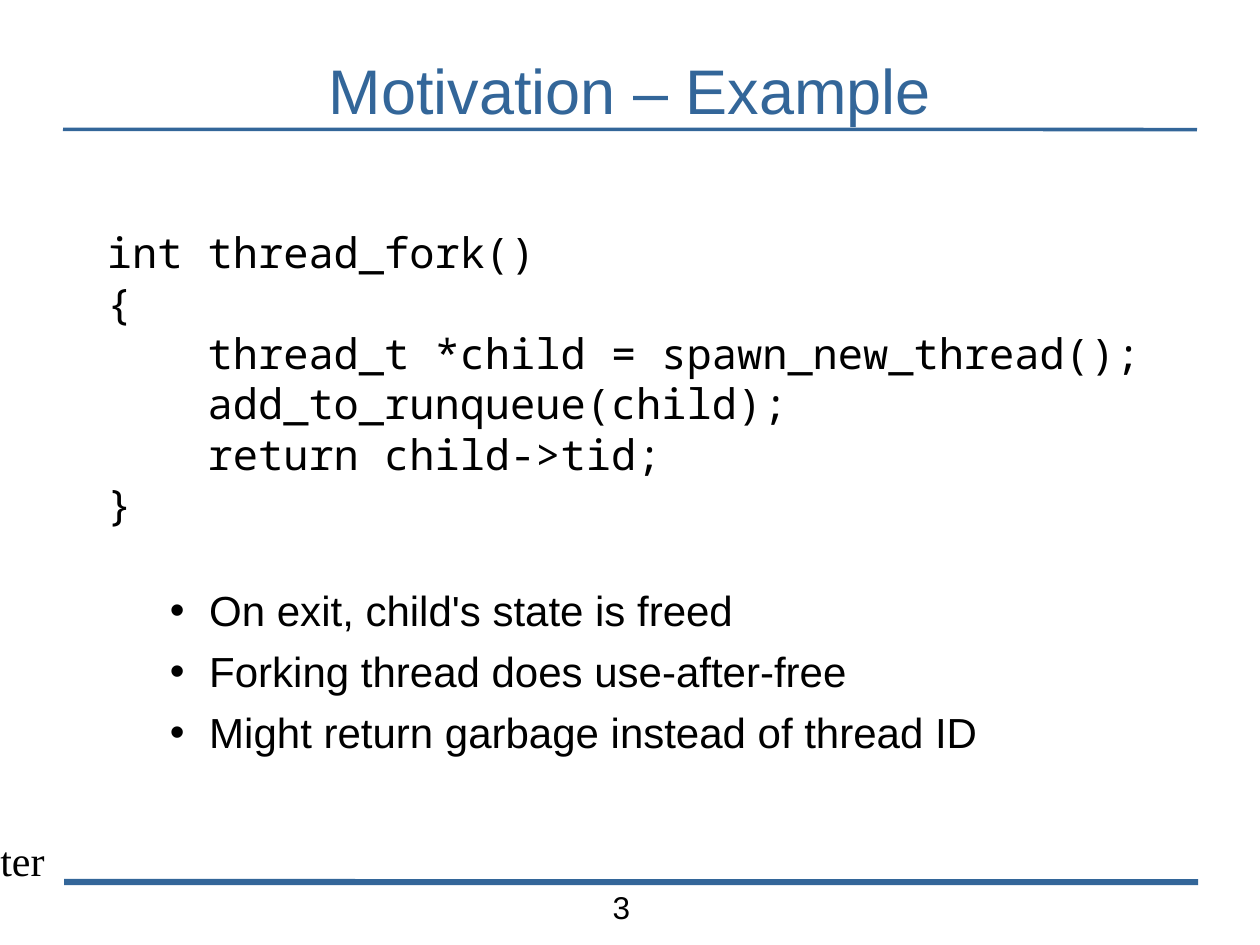
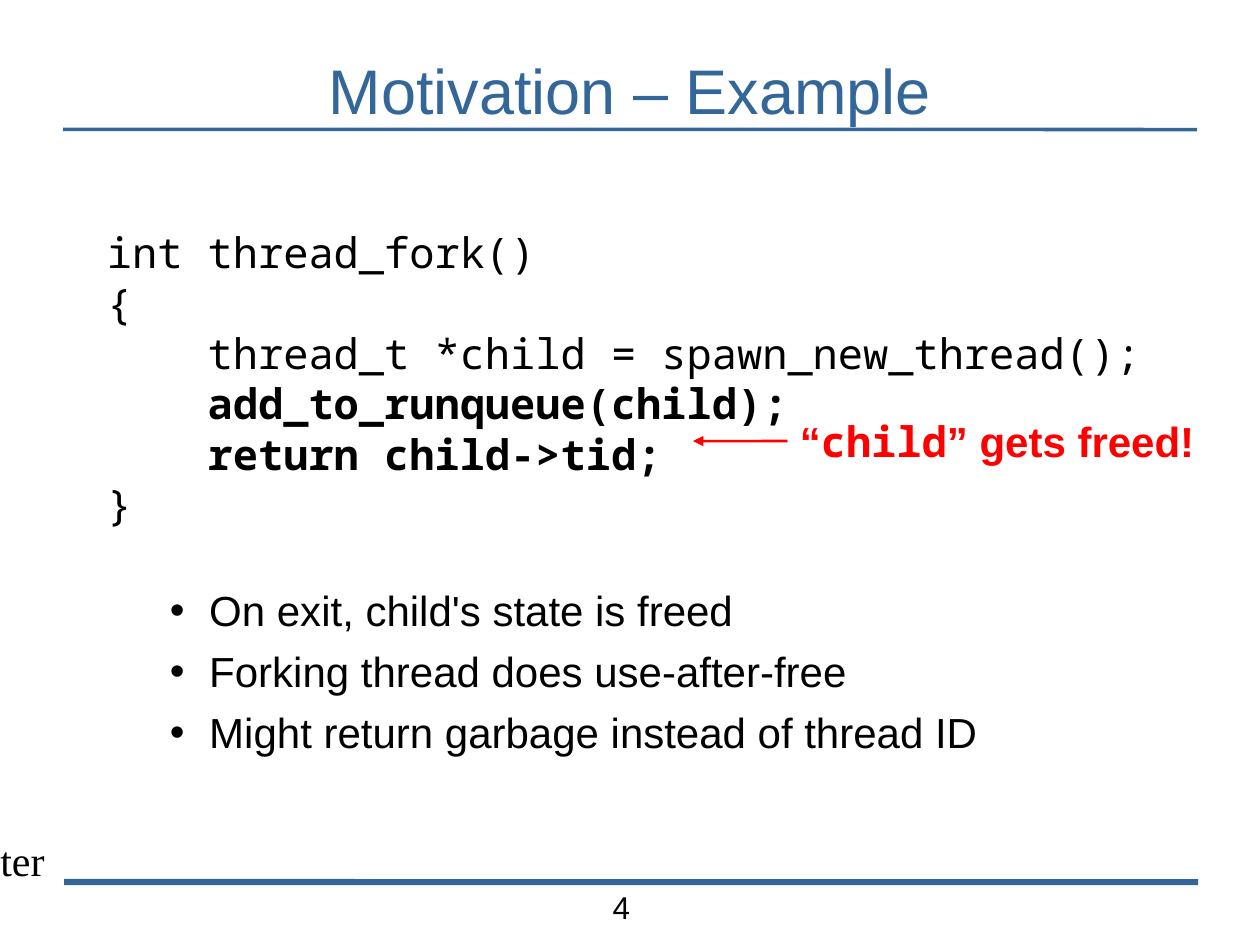
Before and after one commit to bblum/talks, a slide deck: slide 4 of pdl-retreat/pdl-talk.odp (slide 3 before the commit). Drawn at 1260x945 pixels with LibreOffice and Linux fonts; fonts in the diff are those of the drawing; background and template pictures are left out. Boxes give left, top, right and bottom in pixels: in the first picture for what was removed or moved away, otherwise in the second. Text is boxed around its words. In the diff, an @@ line names an element or a change of style, - is before the commit and + after.

```diff
--- a/pdl-retreat/pdl-talk.odp
+++ b/pdl-retreat/pdl-talk.odp
@@ text at box(208, 386, 788, 477): bold on in "add_to_runqueue(child);", "return child->tid;" @@
@@ arrow added from (788, 441) to (693, 441), #FF0000 1.45 pt @@
@@ text added at box(800, 424, 1195, 466), 24 pt, text #FF0000, bold @@
+“child” gets freed!
@@ page number at box(613, 897, 631, 919): text changed @@
-3
+4
```
Also in this commit, not shown: 4 other slides changed, 5 slides added, 1 slide removed, 6 other files.
